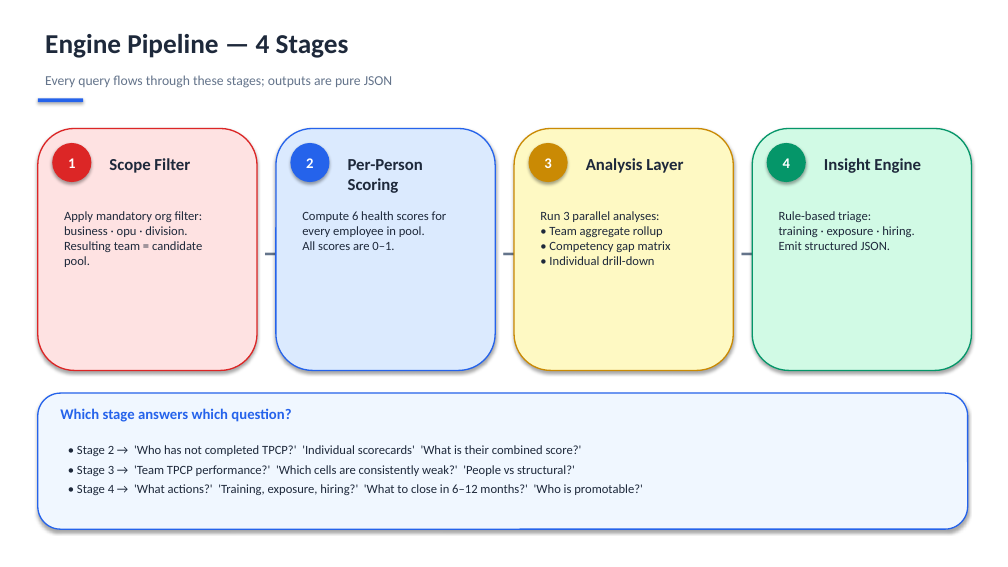
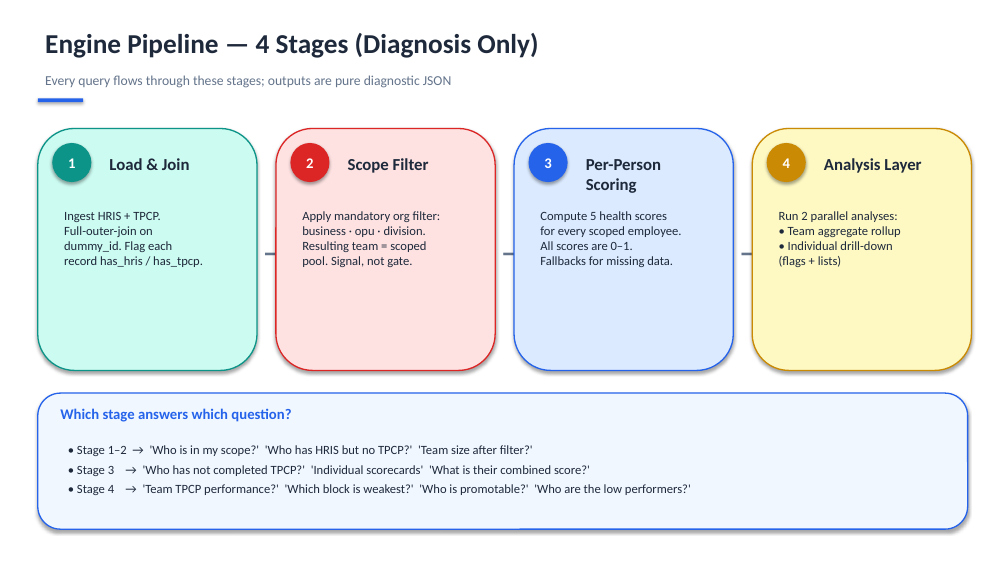
Before and after one commit to clementlowfuxing/recommender_system, a slide deck: slide 4 of cdwc_recommendation_system/presentation_ppt/CDWC_Architecture_Scoring_Flow.pptx. Drawn at 1008x567 pixels with LibreOffice and Linux fonts; fonts in the diff are those of the drawing. Boxes give left, top, right and bottom in pixels: in the first picture for what was removed or moved away, otherwise in the second. Text is boxed around its words. In the diff, an @@ line names an element or a change of style, - is before the commit and + after.

```diff
--- a/cdwc_recommendation_system/presentation_ppt/CDWC_Architecture_Scoring_Flow.pptx
+++ b/cdwc_recommendation_system/presentation_ppt/CDWC_Architecture_Scoring_Flow.pptx
@@ text at box(45, 33, 538, 58): text changed @@
-Engine Pipeline — 4 Stages
+Engine Pipeline — 4 Stages (Diagnosis Only)
@@ text at box(45, 75, 451, 88): text changed @@
-Every query flows through these stages; outputs are pure JSON
+Every query flows through these stages; outputs are pure diagnostic JSON
@@ rounded rectangle at box(38, 129, 257, 371): fill #FEE2E2 to #CCFBF1; outline #DC2626 1.25 pt to #0D9488 1.25 pt @@
@@ ellipse at box(53, 144, 91, 181): fill #DC2626 to #0D9488; outline #DC2626 1.25 pt to #0D9488 1.25 pt @@
@@ rounded rectangle at box(276, 129, 495, 371): fill #DBEAFE to #FEE2E2; outline #2563EB 1.25 pt to #DC2626 1.25 pt @@
@@ ellipse at box(291, 144, 329, 181): fill #2563EB to #DC2626; outline #2563EB 1.25 pt to #DC2626 1.25 pt @@
@@ rounded rectangle at box(514, 129, 734, 371): fill #FEF9C3 to #DBEAFE; outline #CA8A04 1.25 pt to #2563EB 1.25 pt @@
@@ ellipse at box(529, 144, 567, 181): fill #CA8A04 to #2563EB; outline #CA8A04 1.25 pt to #2563EB 1.25 pt @@
@@ rounded rectangle at box(752, 129, 972, 371): fill #D1FAE5 to #FEF9C3; outline #059669 1.25 pt to #CA8A04 1.25 pt @@
@@ ellipse at box(768, 144, 805, 181): fill #059669 to #CA8A04; outline #059669 1.25 pt to #CA8A04 1.25 pt @@
@@ text at box(109, 158, 190, 170): text changed @@
-Scope Filter
+Load & Join
@@ text at box(348, 158, 429, 173): text changed @@
-Per-Person Scoring
+Scope Filter
@@ text at box(586, 159, 661, 193): text changed @@
-Analysis Layer
+Per-Person Scoring
@@ text at box(824, 158, 921, 173): text changed @@
-Insight Engine
+Analysis Layer
@@ text at box(64, 212, 203, 267): text changed @@
-Apply mandatory org filter:
-business · opu · division.
-Resulting team = candidate pool.
+Ingest HRIS + TPCP.
+Full-outer-join on
+dummy_id. Flag each
+record has_hris / has_tpcp.
@@ text at box(302, 211, 441, 267): text changed @@
-Compute 6 health scores for
-every employee in pool.
-All scores are 0–1.
+Apply mandatory org filter:
+business · opu · division.
+Resulting team = scoped
+pool. Signal, not gate.
@@ text at box(540, 211, 682, 267): text changed @@
-Run 3 parallel analyses:
-• Team aggregate rollup
-• Competency gap matrix
-• Individual drill-down
+Compute 5 health scores
+for every scoped employee.
+All scores are 0–1.
+Fallbacks for missing data.
@@ text at box(779, 211, 901, 267): text changed @@
-Rule-based triage:
-training · exposure · hiring.
-Emit structured JSON.
+Run 2 parallel analyses:
+• Team aggregate rollup
+• Individual drill-down
+(flags + lists)
@@ text at box(77, 445, 691, 495): text changed @@
-• Stage 2 → 'Who has not completed TPCP?' 'Individual scorecards' 'What is their combined score?'
-• Stage 3 → 'Team TPCP performance?' 'Which cells are consistently weak?' 'People vs structural?'
-• Stage 4 → 'What actions?' 'Training, exposure, hiring?' 'What to close in 6–12 months?' 'Who is promotable?'
+• Stage 1–2 → 'Who is in my scope?' 'Who has HRIS but no TPCP?' 'Team size after filter?'
+• Stage 3 → 'Who has not completed TPCP?' 'Individual scorecards' 'What is their combined score?'
+• Stage 4 → 'Team TPCP performance?' 'Which block is weakest?' 'Who is promotable?' 'Who are the low performers?'
```
Also in this commit, not shown: 7 other slides changed, 4 slides added, 3 slides removed, 6 other files.
